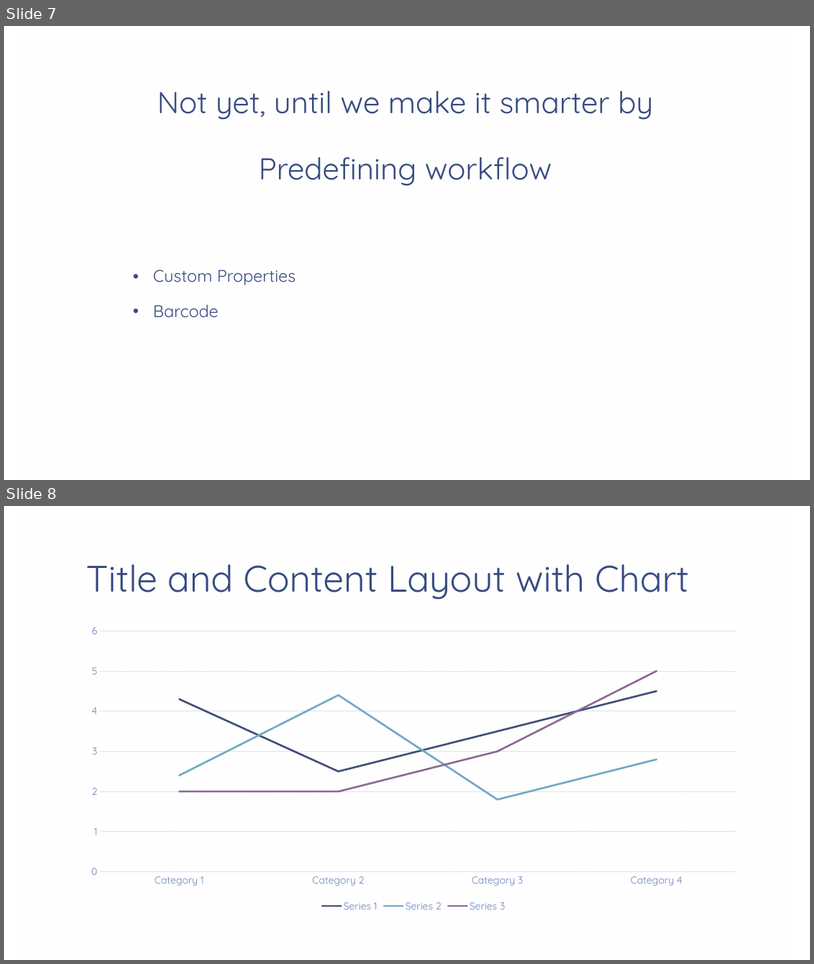
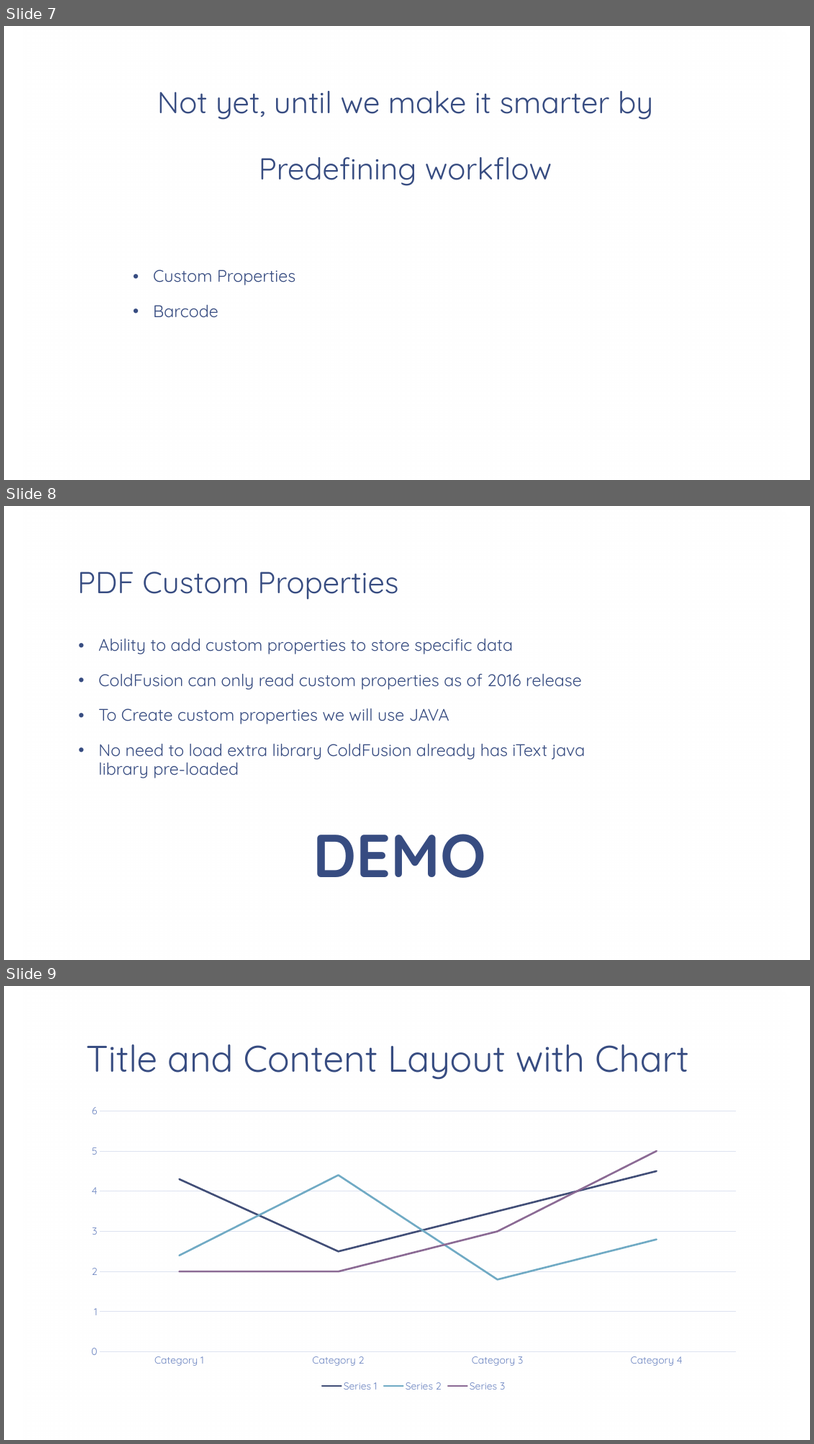
Before and after one commit to cfclick/CFSummit2016, a slide deck: powerpoint/SmartPDF/Don't Just PDF,.pptx. Shown one above the other, each under a label of ours: slides 7 and 8 before the commit, slides 7, 8 and 9 after it. The pictures are 814x964 and 814x1444 pixels, drawn with LibreOffice and Linux fonts; fonts in the diff are those of the drawing; background and template pictures are left out. Boxes give left, top, right and bottom in pixels: in the first picture for what was removed or moved away, otherwise in the second. Text is boxed around its words. In the diff, an @@ line names an element or a change of style, - is before the commit and + after.

```diff
--- a/powerpoint/SmartPDF/Don't Just PDF,.pptx
+++ b/powerpoint/SmartPDF/Don't Just PDF,.pptx
@@ slide 8 added at [4,506,810,960], background picture (left out); not listed: 1 template element that a slide beside it also shows @@
@@ title added at [77,572,399,600], 36 pt, text #374C81 @@
+PDF Custom Properties
@@ text added at [98,638,586,778], 20 pt, text #374C81 @@
+• Ability to add custom properties to store specific data
+• ColdFusion can only read custom properties as of 2016 release
+• To Create custom properties we will use JAVA
+• No need to load extra library ColdFusion already has iText java library pre-loaded
@@ text added at [313,834,486,878], 72 pt, text #374C81, bold @@
+DEMO
@@ what was slide 8 is now slide 9 @@
```
Also in this commit, not shown: 1 slide changed, 9 other files.
